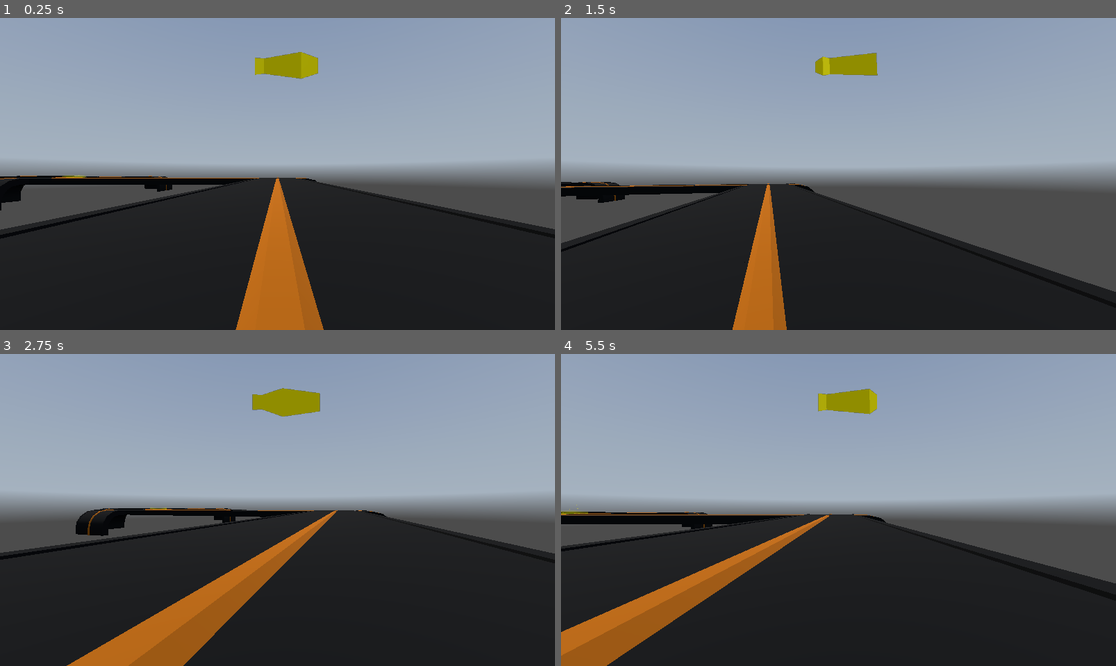
Above: before the commit, frames 1-4 (two rows, left to right).
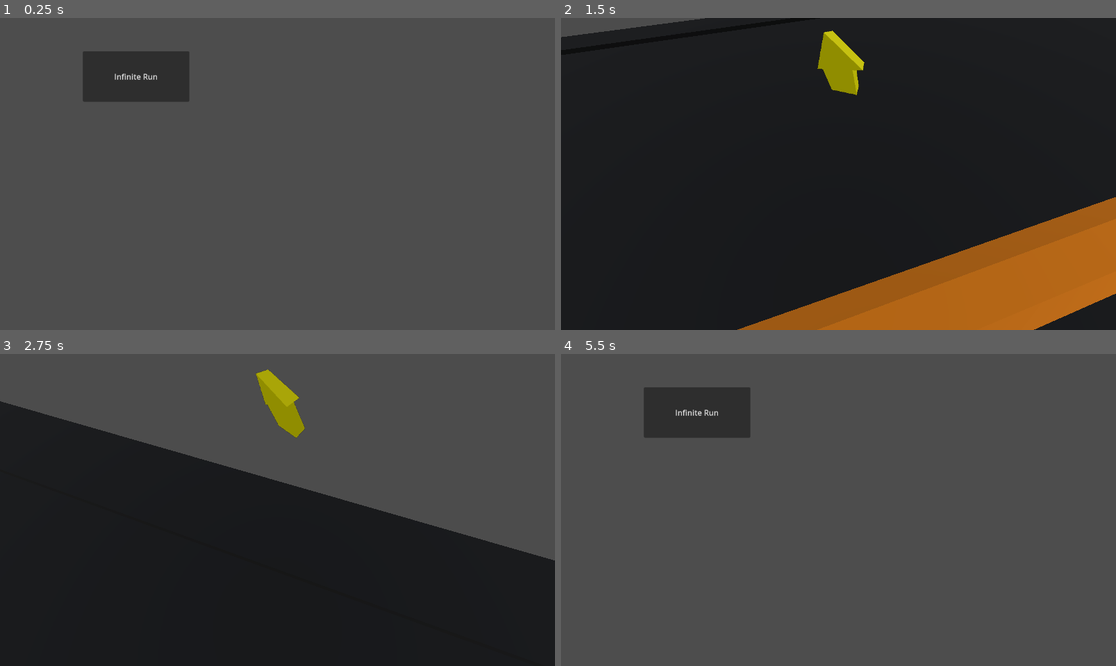
Above: after the commit, the same moments.

Repository: dairycultist/CityZoomer
Game: Godot game, scene res://title.tscn
Same seed, same stepped clock (60 frames per second), same inputs: the game is played once before the commit and once after it. Before the commit the project starts from res://gamemodes/infinite_run/infinite_run.tscn. A sky picture missing from this copy of the repository is replaced by a grey-blue gradient.
Inputs (mouse positions are in pixels of both pictures, inside the frame that each line leads up to):
- Up to frame 1 (0.25 s): no input
- Up to frame 2 (1.5 s): click (699, 77) at 0.5 s, where only the run after the commit has a clickable "Infinite Run"; tap Enter at 1.25 s; move the mouse to (866, 174) at 1.27 s; hold W (walk_up) from 1.28 s (still down); hold Space (jump) from 1.28 s (still down)
- Up to frame 3 (2.75 s): keep holding W (walk_up); move the mouse to (249, 510) at 2.02 s; release Space (jump) at 2.03 s; tap Space (jump) at 2.1, 2.27, 2.57 s
- Up to frame 4 (5.5 s): move the mouse to (849, 503) at 2.77 s; hold Space (jump) 2.78-3.53 s; move the mouse to (832, 516) at 3.52 s; tap Space (jump) at 3.6, 3.77, 4.07 s; move the mouse to (877, 513) at 4.27 s; hold Space (jump) 4.28-5 s; tap Escape (pause) at 4.9 s; release W (walk_up) at 5 s; click (838, 510) at 5 s, where only the run after the commit has a clickable "Back to Main Menu"

The runs differ from the first frame. In frame 1, 94% of the frame differs, in the area x 0-100%, y 0-100%; in frame 2, 77%; in frame 3, 59%; in frame 4, 94%.

Commit message:
Add pause menu to player

Diff:
--- /dev/null
+++ b/button_change_scene.gd
@@ -0,0 +1,11 @@
+extends Button
+
+@export var scene: String = "res://"
+
+func _ready() -> void:
+
+	pressed.connect(on_pressed)
+
+func on_pressed() -> void:
+
+	get_tree().change_scene_to_file(scene)
--- a/gamemodes/infinite_run/infinite_run.tscn
+++ b/gamemodes/infinite_run/infinite_run.tscn
@@ -1,6 +1,6 @@
-[gd_scene load_steps=27 format=3 uid="uid://bd1sgkptmj0mo"]
+[gd_scene load_steps=26 format=3 uid="uid://bd1sgkptmj0mo"]
 
-[ext_resource type="Script" uid="uid://db4nmoieo5cus" path="res://player_controller.gd" id="1_jc008"]
+[ext_resource type="PackedScene" uid="uid://ng6xdry7dssv" path="res://player.tscn" id="1_jc008"]
 [ext_resource type="ArrayMesh" uid="uid://dc4oajsqudg75" path="res://gamemodes/infinite_run/arrow.obj" id="2_h7jgl"]
 [ext_resource type="Script" uid="uid://d0x1o3jgcm7k0" path="res://gamemodes/infinite_run/checkpoint_compass.gd" id="3_tjtvu"]
 [ext_resource type="Shader" uid="uid://bq3uh4maovbii" path="res://gamemodes/infinite_run/death_barrier/death_barrier.gdshader" id="4_axhjo"]
@@ -11,8 +11,6 @@
 [ext_resource type="Shader" uid="uid://cmr01vxyryoq2" path="res://gamemodes/infinite_run/checkpoint.gdshader" id="9_h1xj1"]
 [ext_resource type="ArrayMesh" uid="uid://1civrybn8gm7" path="res://gamemodes/infinite_run/checkpoint.obj" id="10_0gdcw"]
 [ext_resource type="Texture2D" uid="uid://bgj7vgicbkqqw" path="res://gamemodes/infinite_run/Cold Night Equirect.png" id="11_jc008"]
-
-[sub_resource type="CapsuleShape3D" id="CapsuleShape3D_mlf6e"]
 
 [sub_resource type="Environment" id="Environment_mixcd"]
 background_mode = 1
@@ -90,17 +88,8 @@
 
 [node name="GameScene" type="Node3D"]
 
-[node name="Player" type="CharacterBody3D" parent="."]
-transform = Transform3D(-1, 0, -8.74228e-08, 0, 1, 0, 8.74228e-08, 0, -1, 0, 0, 0)
-script = ExtResource("1_jc008")
-
-[node name="CollisionShape3D" type="CollisionShape3D" parent="Player"]
-transform = Transform3D(1, 0, 0, 0, 1, 0, 0, 0, 1, 0, 1, 0)
-shape = SubResource("CapsuleShape3D_mlf6e")
-
-[node name="Camera3D" type="Camera3D" parent="Player"]
-transform = Transform3D(1, 0, 0, 0, 1, 0, 0, 0, 1, 0, 1.5, 0)
-cull_mask = 1048063
+[node name="Player" parent="." instance=ExtResource("1_jc008")]
+transform = Transform3D(-1, 0, -1.50996e-07, 0, 1, 0, 1.50996e-07, 0, -1, 0, 0, 0)
 
 [node name="Sun" type="DirectionalLight3D" parent="."]
 transform = Transform3D(0.757656, -0.610509, 0.230729, 0, 0.353524, 0.935426, -0.652654, -0.708731, 0.267849, 0, 0, 0)
--- /dev/null
+++ b/player.tscn
@@ -0,0 +1,60 @@
+[gd_scene load_steps=4 format=3 uid="uid://ng6xdry7dssv"]
+
+[ext_resource type="Script" uid="uid://db4nmoieo5cus" path="res://player_controller.gd" id="1_4flbx"]
+[ext_resource type="Script" uid="uid://c27tby00a66ku" path="res://button_change_scene.gd" id="2_i3pqv"]
+
+[sub_resource type="CapsuleShape3D" id="CapsuleShape3D_mlf6e"]
+
+[node name="Player" type="CharacterBody3D"]
+transform = Transform3D(-1, 0, -8.74228e-08, 0, 1, 0, 8.74228e-08, 0, -1, 0, 0, 0)
+script = ExtResource("1_4flbx")
+
+[node name="CollisionShape3D" type="CollisionShape3D" parent="."]
+transform = Transform3D(1, 0, 0, 0, 1, 0, 0, 0, 1, 0, 1, 0)
+shape = SubResource("CapsuleShape3D_mlf6e")
+
+[node name="Camera3D" type="Camera3D" parent="."]
+transform = Transform3D(1, 0, 0, 0, 1, 0, 0, 0, 1, 0, 1.5, 0)
+cull_mask = 1048063
+
+[node name="PauseMenu" type="Control" parent="."]
+layout_mode = 3
+anchors_preset = 15
+anchor_right = 1.0
+anchor_bottom = 1.0
+grow_horizontal = 2
+grow_vertical = 2
+
+[node name="RichTextLabel" type="RichTextLabel" parent="PauseMenu"]
+layout_mode = 1
+anchors_preset = 8
+anchor_left = 0.5
+anchor_top = 0.5
+anchor_right = 0.5
+anchor_bottom = 0.5
+offset_left = -52.5
+offset_top = -84.29
+offset_right = 52.5
+offset_bottom = -41.29
+grow_horizontal = 2
+grow_vertical = 2
+text = "MENU"
+horizontal_alignment = 1
+vertical_alignment = 1
+
+[node name="Button" type="Button" parent="PauseMenu"]
+layout_mode = 1
+anchors_preset = 8
+anchor_left = 0.5
+anchor_top = 0.5
+anchor_right = 0.5
+anchor_bottom = 0.5
+offset_left = -78.5
+offset_top = -15.5
+offset_right = 78.5
+offset_bottom = 15.5
+grow_horizontal = 2
+grow_vertical = 2
+text = "Back to Main Menu"
+script = ExtResource("2_i3pqv")
+scene = "res://title.tscn"
--- a/player_controller.gd
+++ b/player_controller.gd
@@ -14,25 +14,30 @@
 
 func _ready() -> void:
 	Input.set_mouse_mode(Input.MOUSE_MODE_CAPTURED)
+	$PauseMenu.visible = false
 
 func _process(delta: float) -> void:
-
-	# movement
-	var input_dir := Input.get_vector("walk_left", "walk_right", "walk_up", "walk_down")
-	var direction := (transform.basis * Vector3(input_dir.x, 0, input_dir.y)).normalized()
-
-	if direction:
-		velocity = accelerate(delta, direction, velocity)
 
 	# gravity
 	velocity.y -= 25 * delta
 
-	# jumping
-	if is_on_floor():
-		if Input.is_action_pressed("jump"):
+	# drag (only when not frame-perfect jumping)
+	if is_on_floor() and (not Input.is_action_pressed("jump") or Input.mouse_mode == Input.MOUSE_MODE_VISIBLE):
+		velocity = lerp(velocity, Vector3.ZERO, ground_friction * delta)
+
+	# input
+	if Input.mouse_mode == Input.MOUSE_MODE_CAPTURED:
+
+		# walking
+		var input_dir := Input.get_vector("walk_left", "walk_right", "walk_up", "walk_down")
+		var direction := (transform.basis * Vector3(input_dir.x, 0, input_dir.y)).normalized()
+
+		if direction:
+			velocity = accelerate(delta, direction, velocity)
+
+		# jumping
+		if is_on_floor() and Input.is_action_pressed("jump"):
 			velocity.y = jump_speed
-		else:
-			velocity = lerp(velocity, Vector3.ZERO, ground_friction * delta)
 
 	move_and_slide()
 
@@ -53,10 +58,12 @@
 
 		if Input.mouse_mode == Input.MOUSE_MODE_CAPTURED:
 			Input.set_mouse_mode(Input.MOUSE_MODE_VISIBLE)
+			$PauseMenu.visible = true
 		else:
 			Input.set_mouse_mode(Input.MOUSE_MODE_CAPTURED)
+			$PauseMenu.visible = false
 
-	if event is InputEventMouseMotion:
+	if event is InputEventMouseMotion and Input.mouse_mode == Input.MOUSE_MODE_CAPTURED:
 
 		rotation.y += deg_to_rad(-event.relative.x * mouse_sensitivity)
 
--- a/project.godot
+++ b/project.godot
@@ -11,7 +11,7 @@
 [application]
 
 config/name="CityZoomer"
-run/main_scene="uid://bd1sgkptmj0mo"
+run/main_scene="uid://cxcfwl3c73xfg"
 config/features=PackedStringArray("4.4", "Forward Plus")
 config/icon="res://icon.svg"
 
--- a/title.tscn
+++ b/title.tscn
@@ -1,4 +1,6 @@
-[gd_scene format=3 uid="uid://cxcfwl3c73xfg"]
+[gd_scene load_steps=2 format=3 uid="uid://cxcfwl3c73xfg"]
+
+[ext_resource type="Script" uid="uid://c27tby00a66ku" path="res://button_change_scene.gd" id="1_y7k74"]
 
 [node name="TitleScene" type="Control"]
 layout_mode = 3
@@ -14,4 +16,6 @@
 offset_top = 69.0
 offset_right = 393.0
 offset_bottom = 174.0
-text = "Play Game"
+text = "Infinite Run"
+script = ExtResource("1_y7k74")
+scene = "res://gamemodes/infinite_run/infinite_run.tscn"
Not shown, added: button_change_scene.gd.uid
